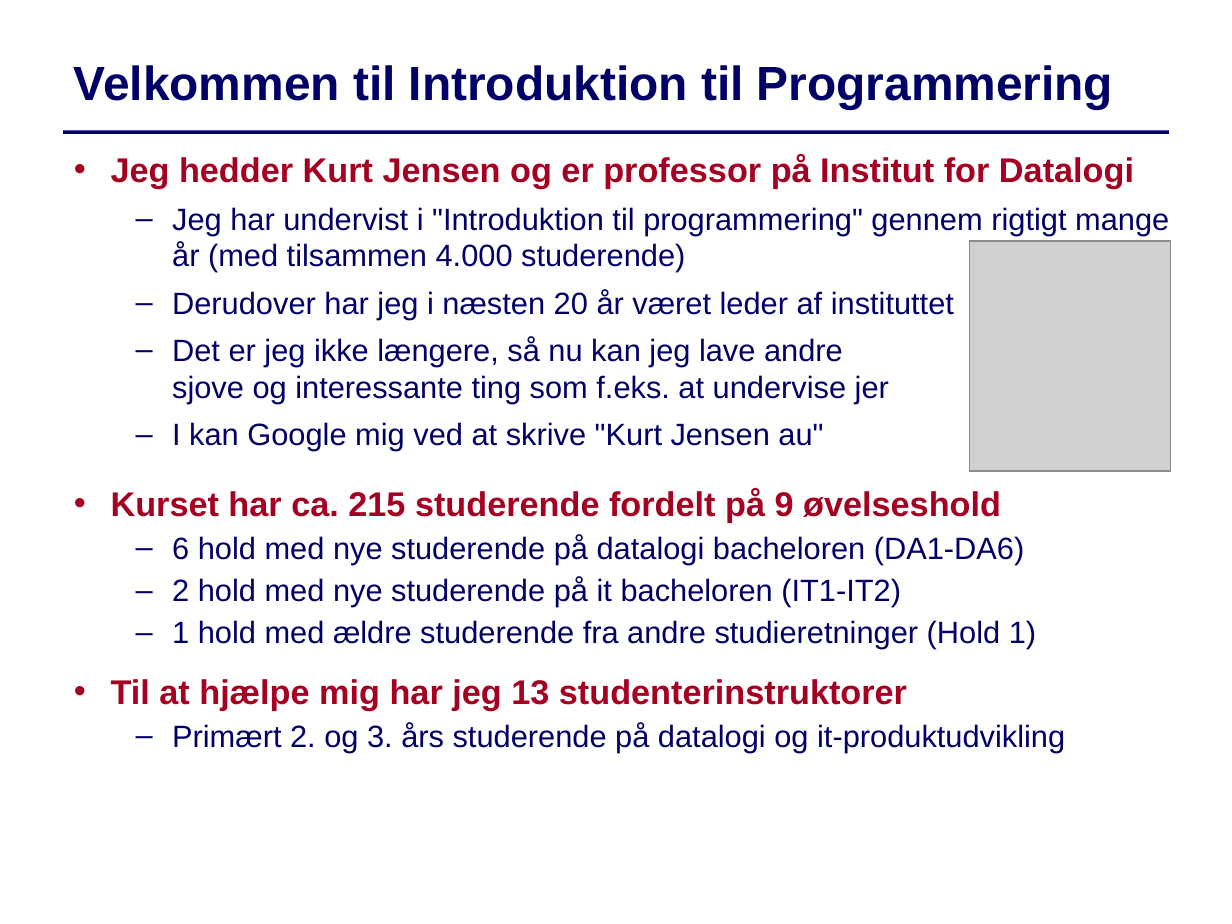
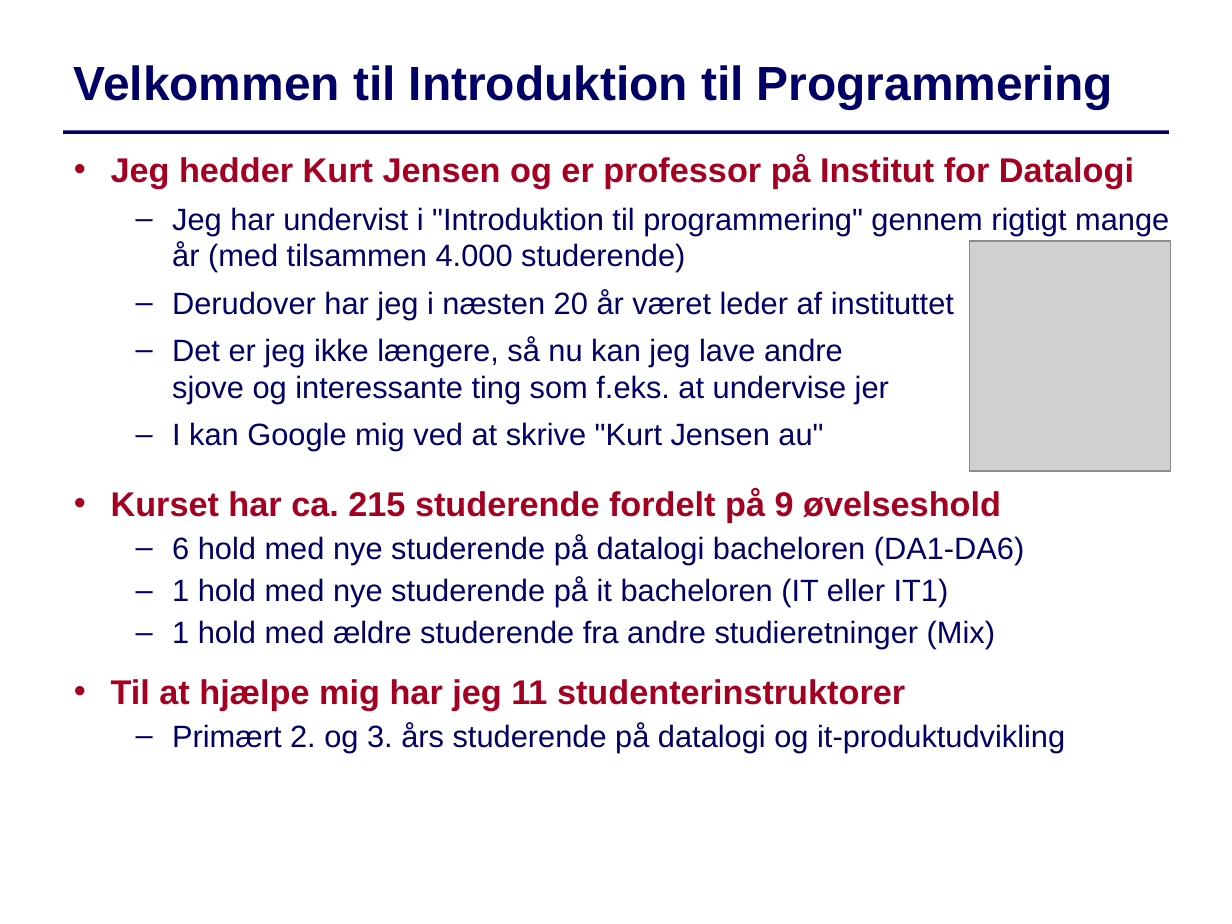
Before and after one commit to IntProgAU/Materiale, a slide deck: slide 1 of web/e24/uge_1a/Slides-Uge1-Mandag.pptx. Drawn at 1232x924 pixels with LibreOffice and Linux fonts; fonts in the diff are those of the drawing; grey boxes stand for pictures. Boxes give left, top, right and bottom in pixels: in the first picture for what was removed or moved away, otherwise in the second. Text is boxed around its words. In the diff, an @@ line names an element or a change of style, - is before the commit and + after.

```diff
--- a/web/e24/uge_1a/Slides-Uge1-Mandag.pptx
+++ b/web/e24/uge_1a/Slides-Uge1-Mandag.pptx
@@ text at bbox=[111, 577, 995, 711]: text changed @@
-  – 2 hold med nye studerende på it bacheloren (IT1-IT2)
-  – 1 hold med ældre studerende fra andre studieretninger (Hold 1)
-• Til at hjælpe mig har jeg 13 studenterinstruktorer
+  – 1 hold med nye studerende på it bacheloren (IT eller IT1)
+  – 1 hold med ældre studerende fra andre studieretninger (Mix)
+• Til at hjælpe mig har jeg 11 studenterinstruktorer
```
Also in this commit, not shown: 7 other slides changed, 1 other file.
